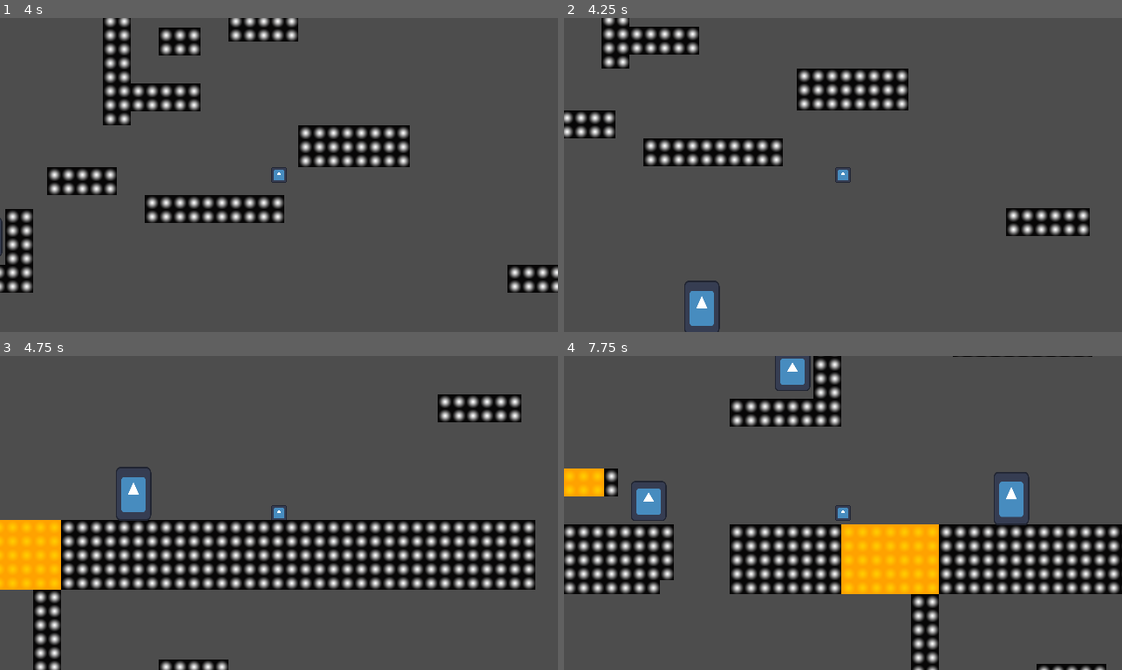
Above: before the commit, frames 1-4 (two rows, left to right).
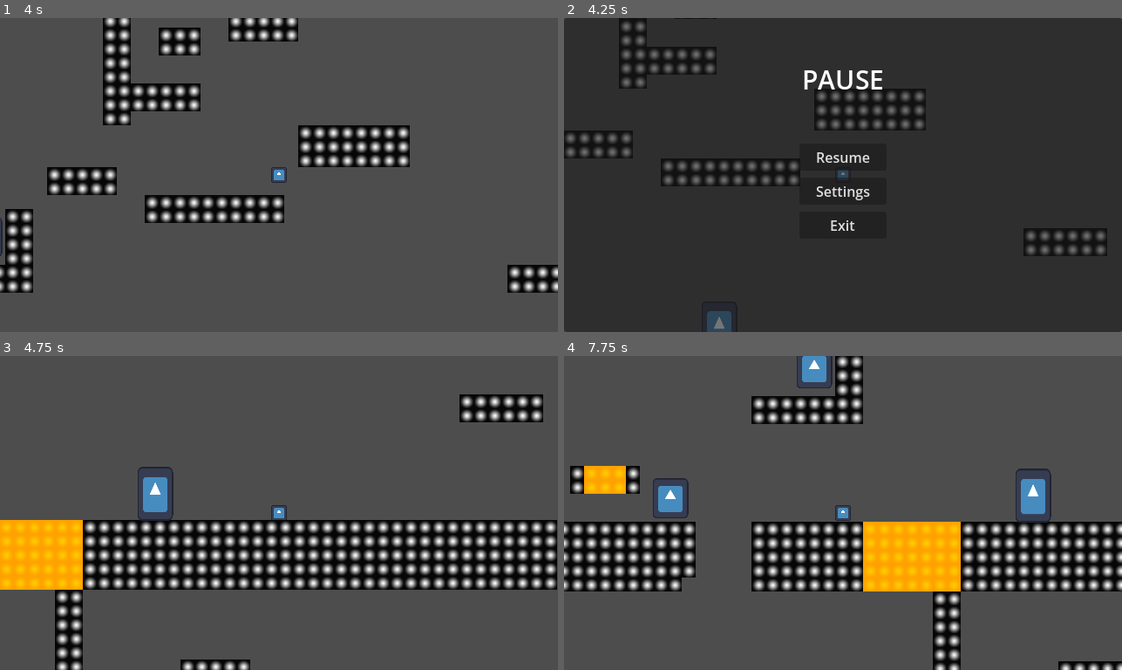
Above: after the commit, the same moments.

Repository: MatthewBL/Gates-and-Gems
Game: Godot game, scene res://scenes/levels/level_test.tscn
Two runs of this game, one before a commit and one after it. Both use one fixed random seed, a clock stepped at 60 frames per second and the inputs below. This scene is started directly instead of the project's main scene. The engine's default icon, where the game draws it, is replaced by a stand-in: a white triangle on a blue panel in a dark square.
Inputs (mouse positions are in pixels of both pictures, inside the frame that each line leads up to):
- Up to frame 1 (4 s): tap Enter (ui_accept) at 0.5, 0.77, 1.52, 3.02, 3.77 s; hold Right (ui_right) 0.53-2.03 s; hold Left (ui_left) 2.03-2.78 s; hold Right (ui_right) from 2.78 s (still down)
- Up to frame 2 (4.25 s): keep holding Right (ui_right); tap Escape (ui_cancel) at 4.15 s
- Up to frame 3 (4.75 s): release Right (ui_right) at 4.25 s; click (279, 494) at 4.25 s, where only the run after the commit has a clickable "Resume"
- Up to frame 4 (7.75 s): tap Enter (ui_accept) at 5, 5.27, 6.77, 7.52 s; hold Left (ui_left) 5.03-5.78 s; hold Right (ui_right) 5.78-6.53 s; hold Left (ui_left) from 6.53 s (still down)

Frame 1 is identical in both runs. In frame 2, 96% of the frame differs, in the area x 0-100%, y 0-100%; in frame 3, 20%; in frame 4, 24%.

Commit message:
Pause menu implemented

Diff:
--- a/scenes/levels/level_test.tscn
+++ b/scenes/levels/level_test.tscn
@@ -6,6 +6,7 @@
 [ext_resource type="PackedScene" uid="uid://n6hawyn447py" path="res://scenes/door.tscn" id="4_ycf23"]
 [ext_resource type="PackedScene" uid="uid://brfp15carawpf" path="res://scenes/gem.tscn" id="5_uh3ll"]
 [ext_resource type="PackedScene" uid="uid://dgwfxno32tioc" path="res://scenes/fade_in_out.tscn" id="6_uh3ll"]
+[ext_resource type="PackedScene" uid="uid://btdsf8n7usyx0" path="res://scenes/pause_menu.tscn" id="7_4lw2e"]
 
 [node name="LevelTest" type="Node2D" unique_id=1405935450 node_paths=PackedStringArray("level", "player", "fade_in_out")]
 script = ExtResource("1_jp5fc")
@@ -32,4 +33,8 @@
 
 [node name="FadeInOut" parent="." unique_id=1018078760 instance=ExtResource("6_uh3ll")]
 
+[node name="PauseMenu" parent="." unique_id=567695629 instance=ExtResource("7_4lw2e")]
+process_mode = 3
+visible = false
+
 [connection signal="body_entered" from="TestLevel/Door" to="CharacterBody2D" method="_on_door_body_entered"]
--- /dev/null
+++ b/scenes/pause_menu.gd
@@ -0,0 +1,40 @@
+extends CanvasLayer
+
+@export var main_options: VBoxContainer
+@export var settings_menu: VBoxContainer
+
+# Called when the node enters the scene tree for the first time.
+func _ready() -> void:
+	pass
+
+
+# Called every frame. 'delta' is the elapsed time since the previous frame.
+func _process(delta: float) -> void:
+	if Input.is_action_just_pressed("ui_cancel"):
+		if get_tree().paused:
+			unpause()
+		else:
+			pause()
+
+func pause():
+	get_tree().paused = true;
+	self.show()
+
+func unpause():
+	get_tree().paused = false;
+	self.hide()
+
+func _on_resume_pressed() -> void:
+	unpause()
+
+func _on_settings_pressed() -> void:
+	main_options.hide()
+	settings_menu.show()
+
+func _on_exit_pressed() -> void:
+	get_tree().quit()
+	pass
+
+func _on_apply_pressed() -> void:
+	main_options.show()
+	settings_menu.hide()
--- /dev/null
+++ b/scenes/pause_menu.tscn
@@ -0,0 +1,96 @@
+[gd_scene format=3 uid="uid://btdsf8n7usyx0"]
+
+[ext_resource type="Script" uid="uid://d0jiopt3txemr" path="res://scenes/pause_menu.gd" id="1_n87rw"]
+
+[sub_resource type="Theme" id="Theme_uahpa"]
+default_font_size = 30
+
+[node name="PauseMenu" type="CanvasLayer" unique_id=567695629 node_paths=PackedStringArray("main_options", "settings_menu")]
+script = ExtResource("1_n87rw")
+main_options = NodePath("PanelContainer/VBoxContainer/Menu")
+settings_menu = NodePath("PanelContainer/VBoxContainer/Settings")
+
+[node name="PanelContainer" type="PanelContainer" parent="." unique_id=597887860]
+offset_right = 640.0
+offset_bottom = 360.0
+
+[node name="VBoxContainer" type="VBoxContainer" parent="PanelContainer" unique_id=1119676605]
+layout_mode = 2
+
+[node name="Label" type="Label" parent="PanelContainer/VBoxContainer" unique_id=154928267]
+custom_minimum_size = Vector2(0, 140)
+layout_mode = 2
+theme = SubResource("Theme_uahpa")
+text = "PAUSE"
+horizontal_alignment = 1
+vertical_alignment = 1
+
+[node name="Menu" type="VBoxContainer" parent="PanelContainer/VBoxContainer" unique_id=1056733200]
+custom_minimum_size = Vector2(100, 0)
+layout_mode = 2
+size_flags_horizontal = 4
+theme_override_constants/separation = 8
+
+[node name="Resume" type="Button" parent="PanelContainer/VBoxContainer/Menu" unique_id=1764577104]
+process_mode = 3
+layout_mode = 2
+text = "Resume"
+
+[node name="Settings" type="Button" parent="PanelContainer/VBoxContainer/Menu" unique_id=1865710043]
+layout_mode = 2
+text = "Settings"
+
+[node name="Exit" type="Button" parent="PanelContainer/VBoxContainer/Menu" unique_id=722050105]
+layout_mode = 2
+text = "Exit"
+
+[node name="Settings" type="VBoxContainer" parent="PanelContainer/VBoxContainer" unique_id=755399959]
+visible = false
+custom_minimum_size = Vector2(100, 0)
+layout_mode = 2
+size_flags_horizontal = 4
+
+[node name="MasterVol" type="Label" parent="PanelContainer/VBoxContainer/Settings" unique_id=1379385034]
+layout_mode = 2
+text = "Master Volume"
+horizontal_alignment = 1
+
+[node name="MasterVolSlider" type="HSlider" parent="PanelContainer/VBoxContainer/Settings" unique_id=76511772]
+layout_mode = 2
+max_value = 1.0
+step = 0.1
+value = 1.0
+
+[node name="Music" type="Label" parent="PanelContainer/VBoxContainer/Settings" unique_id=839271987]
+layout_mode = 2
+text = "Music"
+horizontal_alignment = 1
+
+[node name="MusicSlider" type="HSlider" parent="PanelContainer/VBoxContainer/Settings" unique_id=931560995]
+layout_mode = 2
+max_value = 1.0
+step = 0.1
+value = 1.0
+
+[node name="SFX" type="Label" parent="PanelContainer/VBoxContainer/Settings" unique_id=512469762]
+layout_mode = 2
+text = "SFX"
+horizontal_alignment = 1
+
+[node name="SFXSlider" type="HSlider" parent="PanelContainer/VBoxContainer/Settings" unique_id=1389810835]
+layout_mode = 2
+max_value = 1.0
+step = 0.1
+value = 1.0
+
+[node name="EmptySpace" type="Label" parent="PanelContainer/VBoxContainer/Settings" unique_id=1031358888]
+layout_mode = 2
+
+[node name="Apply" type="Button" parent="PanelContainer/VBoxContainer/Settings" unique_id=604122986]
+layout_mode = 2
+text = "Apply changes"
+
+[connection signal="pressed" from="PanelContainer/VBoxContainer/Menu/Resume" to="." method="_on_resume_pressed"]
+[connection signal="pressed" from="PanelContainer/VBoxContainer/Menu/Settings" to="." method="_on_settings_pressed"]
+[connection signal="pressed" from="PanelContainer/VBoxContainer/Menu/Exit" to="." method="_on_exit_pressed"]
+[connection signal="pressed" from="PanelContainer/VBoxContainer/Settings/Apply" to="." method="_on_apply_pressed"]
Not shown, added: scenes/pause_menu.gd.uid
